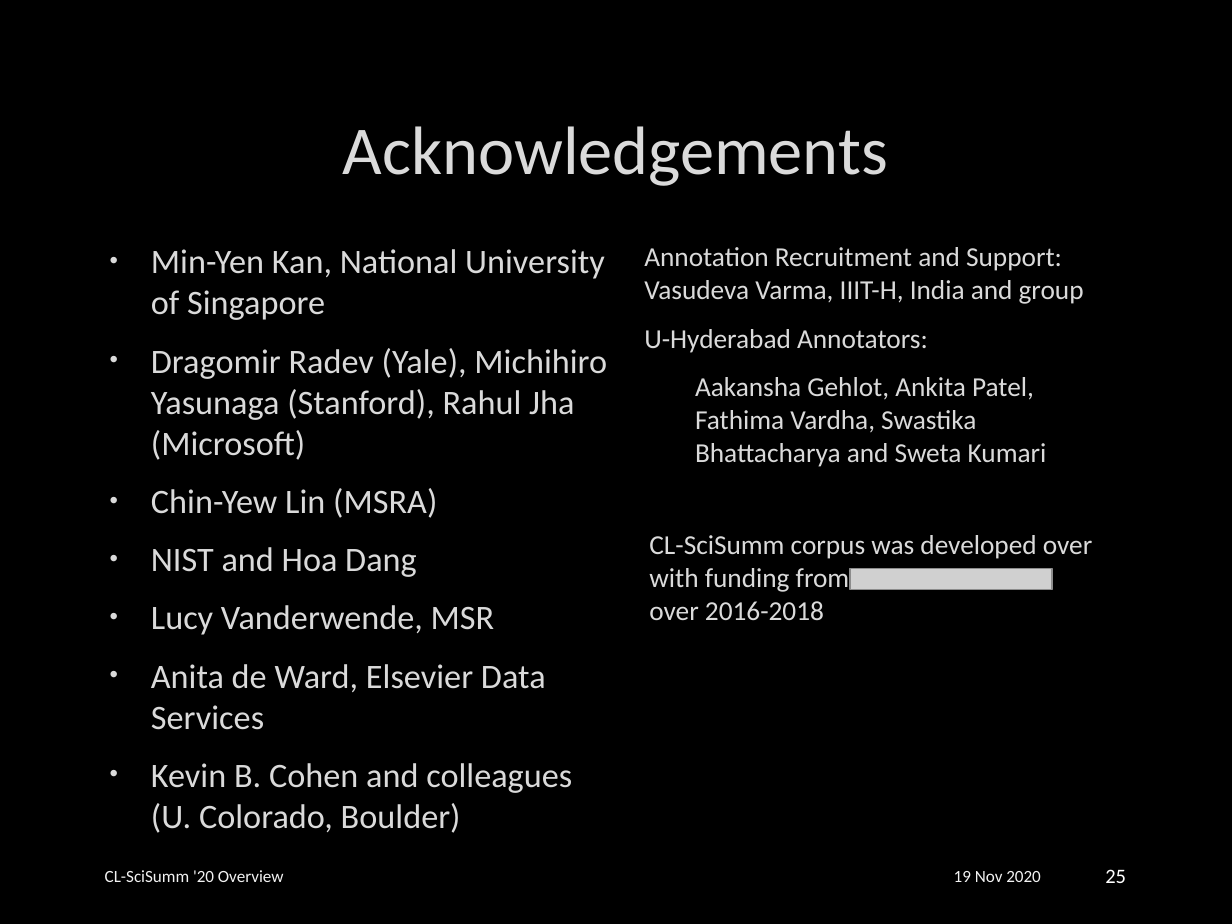
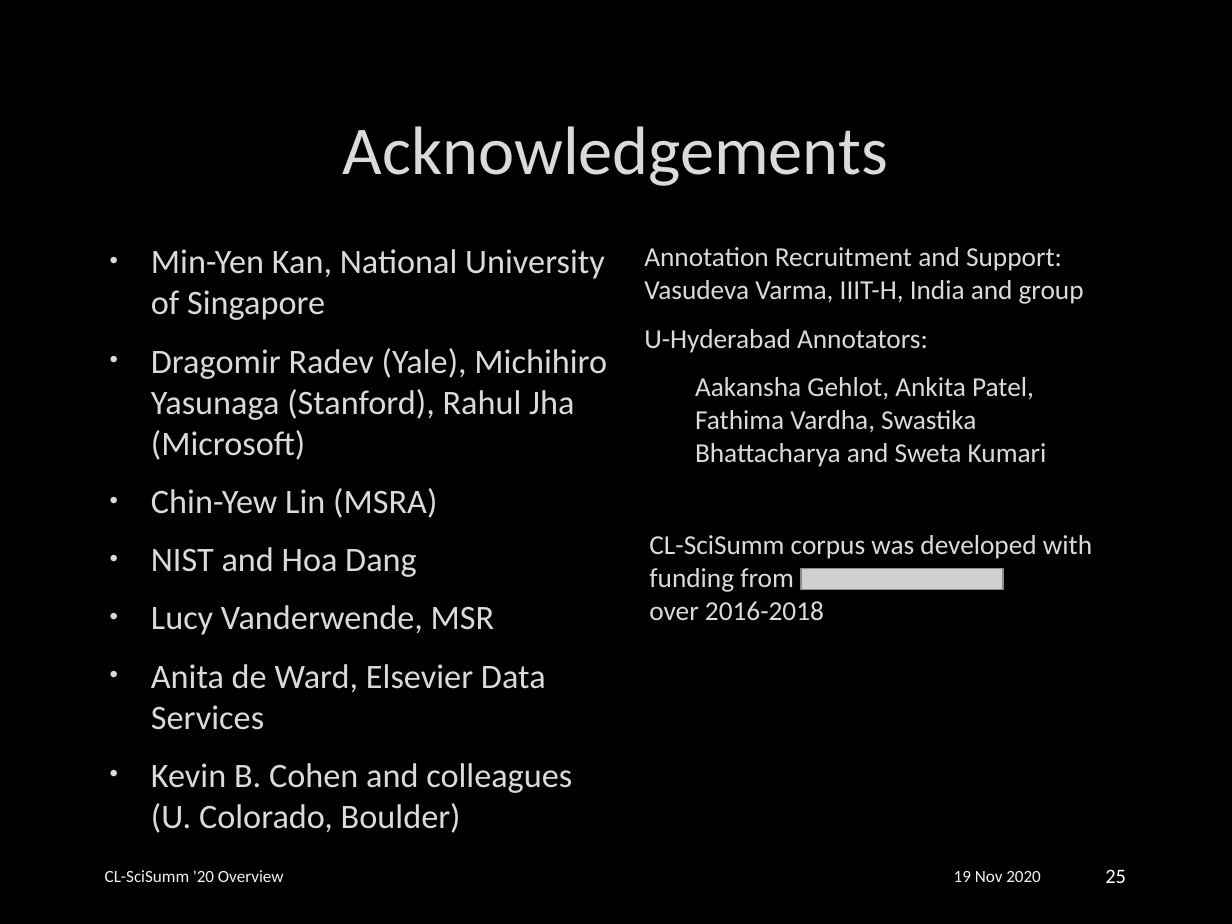
Before and after one commit to WING-NUS/scisumm-corpus, a slide deck: slide 25 of publications/CL-SciSumm2020/CL-SciSumm2020_slidedeck.pptx. Drawn at 1232x924 pixels with LibreOffice and Linux fonts; fonts in the diff are those of the drawing; grey boxes stand for pictures; background and template pictures are left out. Boxes give left, top, right and bottom in pixels: in the first picture for what was removed or moved away, otherwise in the second. Text is boxed around its words. In the diff, an @@ line names an element or a change of style, - is before the commit and + after.

Commit message:
final version of slide deck in pptx and pdf

```diff
--- a/publications/CL-SciSumm2020/CL-SciSumm2020_slidedeck.pptx
+++ b/publications/CL-SciSumm2020/CL-SciSumm2020_slidedeck.pptx
@@ text at (649, 535, 1092, 592): text changed @@
-CL-SciSumm corpus was developed over with funding from
+CL-SciSumm corpus was developed with funding from
@@ picture: place and size @@
-picture at (850, 569, 1052, 590)
+picture at (801, 569, 1003, 590)
```
Also in this commit, not shown: 1 other file.
